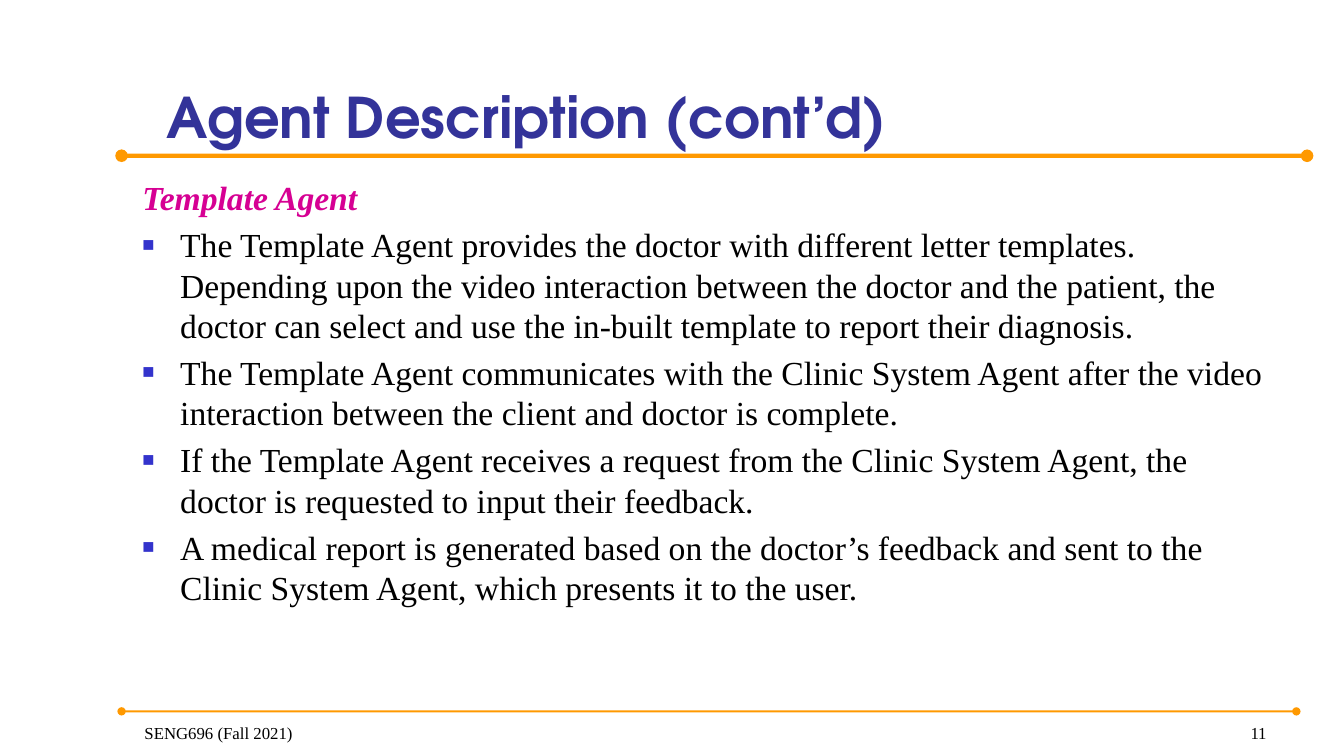
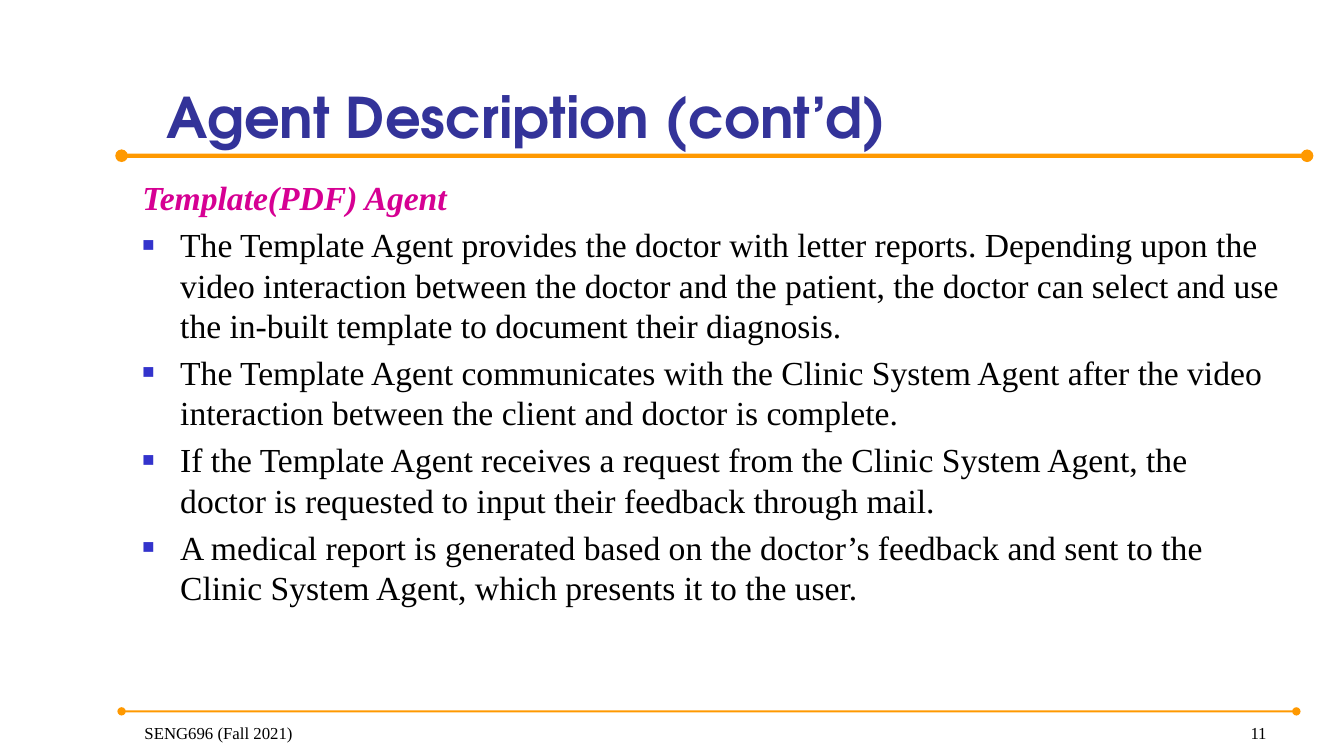
Before and after one commit to anish30145784/SENG696_GroupD, a slide deck: slide 11 of GroupD_ProjectPresentation.pptx. Drawn at 1344x756 pixels with LibreOffice and Linux fonts; fonts in the diff are those of the drawing; background and template pictures are left out. Boxes give left, top, right and bottom in pixels: in the first picture for what was removed or moved away, otherwise in the second. Text is boxed around its words. In the diff, an @@ line names an element or a change of style, - is before the commit and + after.

```diff
--- a/GroupD_ProjectPresentation.pptx
+++ b/GroupD_ProjectPresentation.pptx
@@ text at (142,186,1279,344): text changed @@
-Template Agent
-■ The Template Agent provides the doctor with different letter templates. Depending upon the video interaction between the doctor and the patient, the doctor can select and use the in-built template to report their diagnosis.
+Template(PDF) Agent
+■ The Template Agent provides the doctor with letter reports. Depending upon the video interaction between the doctor and the patient, the doctor can select and use the in-built template to document their diagnosis.
@@ text at (180,448,1187,519): text changed @@
-■ If the Template Agent receives a request from the Clinic System Agent, the doctor is requested to input their feedback.
+■ If the Template Agent receives a request from the Clinic System Agent, the doctor is requested to input their feedback through mail.
```
Also in this commit, not shown: 3 other slides changed, 4 slides added.
